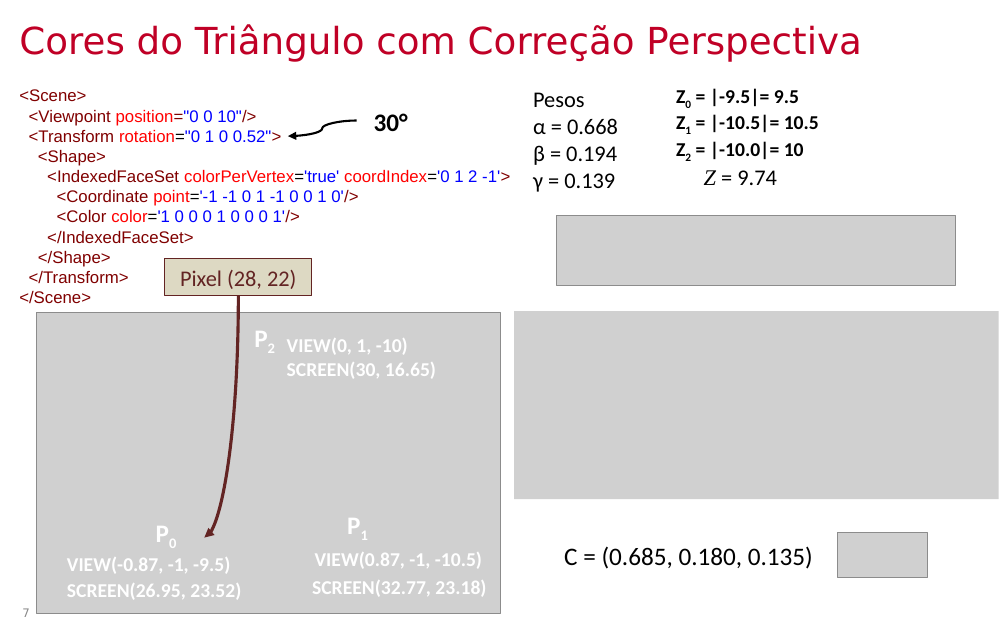
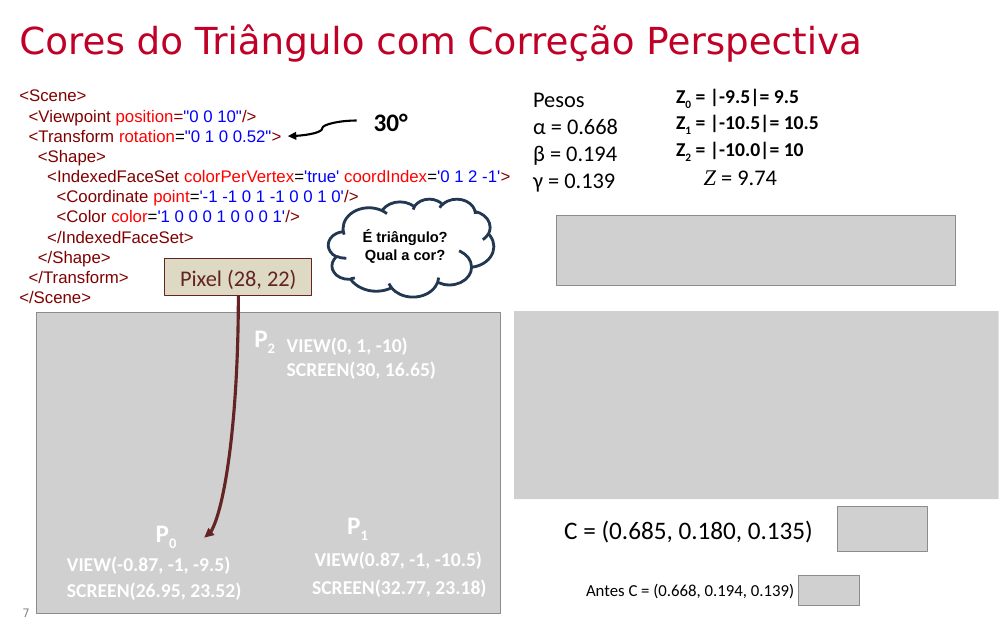
Before and after one commit to lpsoares/ComputacaoGrafica, a slide deck: slide 7 of content/aulas/12-revisao3_interpolacao_mipmap_visibilidade/aula12_revisao3_interpolacao_mipmap_visibilidade.pptx. Drawn at 1008x630 pixels with LibreOffice and Linux fonts; fonts in the diff are those of the drawing; grey boxes stand for pictures; background and template pictures are left out. Boxes give left, top, right and bottom in pixels: in the first picture for what was removed or moved away, otherwise in the second. Text is boxed around its words. In the diff, an @@ line names an element or a change of style, - is before the commit and + after.

```diff
--- a/content/aulas/12-revisao3_interpolacao_mipmap_visibilidade/aula12_revisao3_interpolacao_mipmap_visibilidade.pptx
+++ b/content/aulas/12-revisao3_interpolacao_mipmap_visibilidade/aula12_revisao3_interpolacao_mipmap_visibilidade.pptx
@@ cloud added at [329,199,494,296], outline #233953 2 pt, 10.5 pt, text #000000, bold @@
+É triângulo?
+Qual a cor?
@@ text "C = (0.685, 0.180, 0.135)": place and size @@
-text "C = (0.685, 0.180, 0.135)" at [564,546,813,569]
+text "C = (0.685, 0.180, 0.135)" at [564,520,813,543]
@@ picture: place and size @@
-picture at [838,533,927,578]
+picture at [838,506,927,550]
@@ text added at [586,584,794,598], 12 pt, text #000000 @@
+Antes C = (0.668, 0.194, 0.139)
@@ picture added at [799,576,860,606] @@
```
Also in this commit, not shown: 13 other slides changed, 2 other files.
